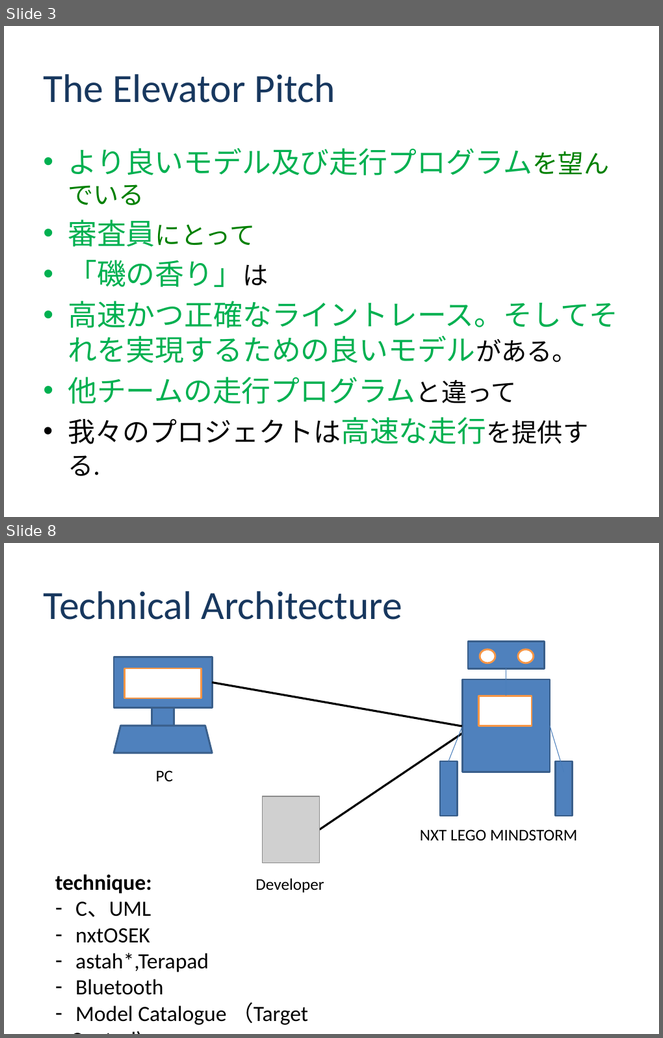
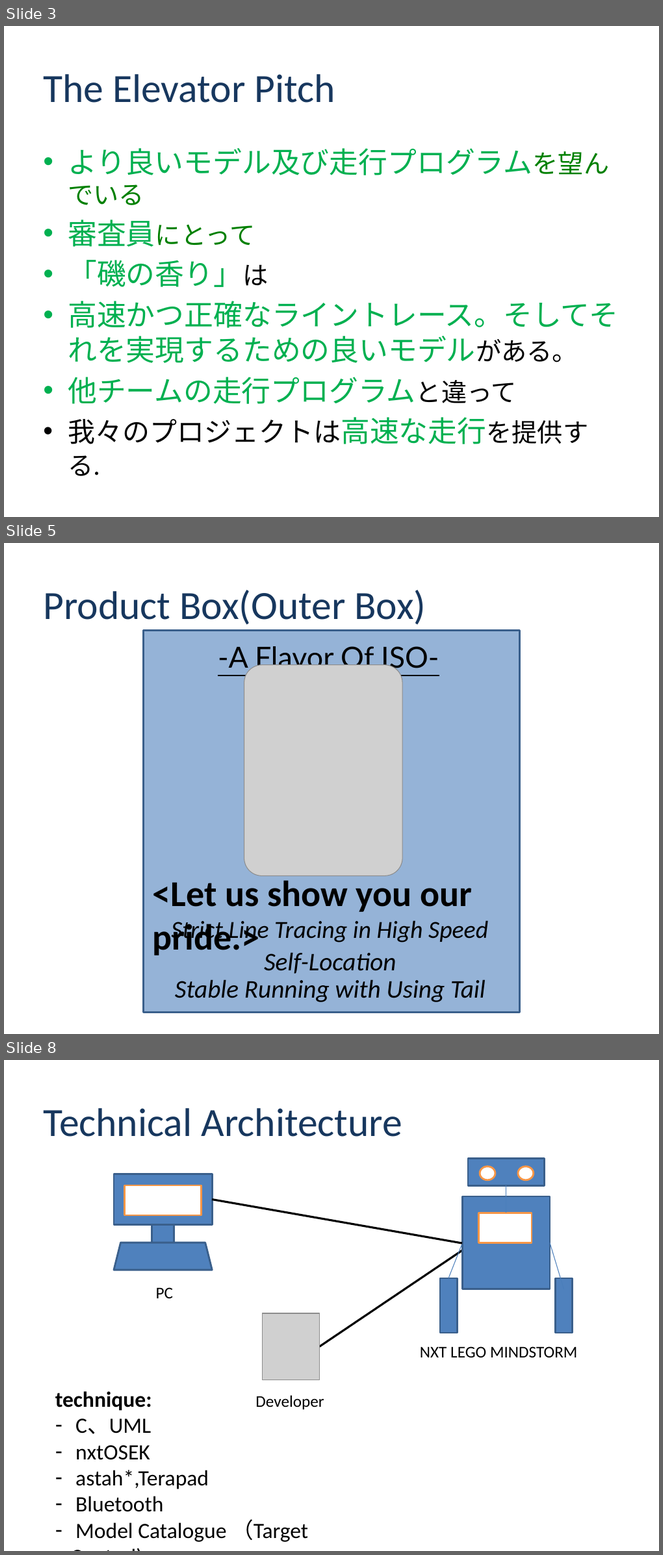
Before and after one commit to class-snct-rikitakelab/e-konbu2012, a slide deck: Inception Deck -E-konbu-.pptx. Shown one above the other, each under a label of ours: slides 3 and 8 before the commit, slides 3, 5 and 8 after it; the slides between them are not shown. The pictures are 663x1038 and 663x1555 pixels, drawn with LibreOffice and Linux fonts; fonts in the diff are those of the drawing; grey boxes stand for pictures; background and template pictures are left out. Boxes give left, top, right and bottom in pixels: in the first picture for what was removed or moved away, otherwise in the second. Text is boxed around its words. In the diff, an @@ line names an element or a change of style, - is before the commit and + after.

```diff
--- a/Inception Deck -E-konbu-.pptx
+++ b/Inception Deck -E-konbu-.pptx
@@ slide 5 added at <box>4,543,659,1034</box>, background #FFFFFF @@
@@ title added at <box>43,590,426,625</box>, 44 pt, text #17375E @@
+Product Box(Outer Box)
@@ rectangle added at <box>143,630,519,1012</box>, fill #95B3D7, outline #3A5F8C 2 pt @@
@@ text added at <box>218,646,439,674</box>, 32 pt, text #000000, underline @@
+-A Flavor Of ISO-
@@ picture added at <box>244,665,403,876</box> @@
@@ text added at <box>153,876,472,956</box>, 40 pt, text #000000, bold @@
+<Let us show you our pride.>
@@ text added at <box>171,921,488,944</box>, 27 pt, text #000000, italic @@
+Strict Line Tracing in High Speed
@@ text added at <box>264,953,397,974</box>, 28 pt, text #000000, italic @@
+Self-Location
@@ text added at <box>175,980,486,1003</box>, 28 pt, text #000000, italic @@
+Stable Running with Using Tail
```
Also in this commit, not shown: 8 slides changed, 1 slide removed.
